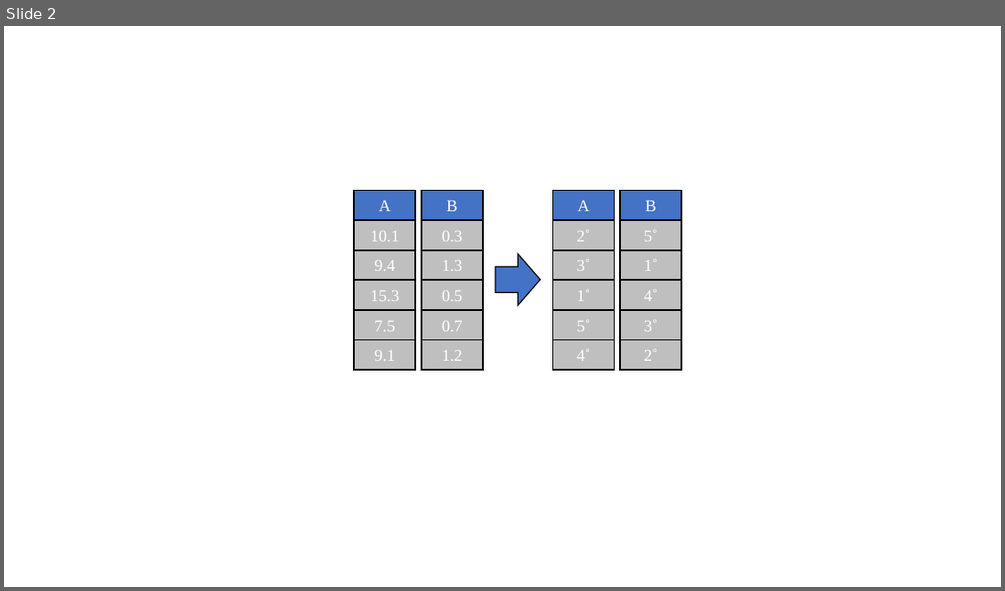
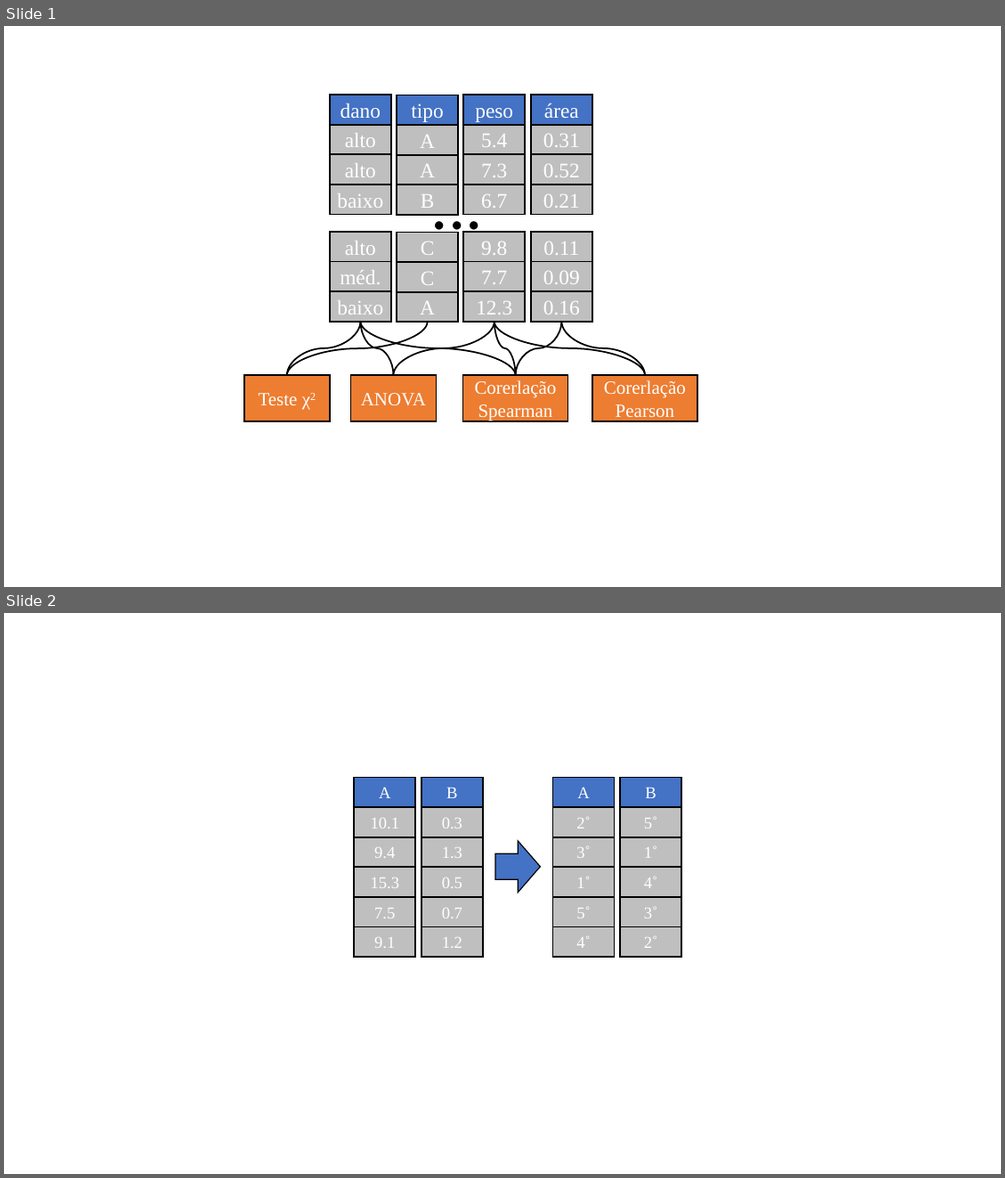
Before and after one commit to thomasbrunomichelon/Curso-R-Thomas-Emeli, a slide deck: Aulas/Aula 7 - Regressão linear e correlação/images/a.pptx. Shown one above the other, each under a label of ours: slide 2 before the commit, slides 1 and 2 after it. The pictures are 1005x591 and 1005x1178 pixels, drawn with LibreOffice and Linux fonts; fonts in the diff are those of the drawing. Boxes give left, top, right and bottom in pixels: in the first picture for what was removed or moved away, otherwise in the second. Text is boxed around its words. In the diff, an @@ line names an element or a change of style, - is before the commit and + after.

```diff
--- a/Aulas/Aula 7 - Regressão linear e correlação/images/a.pptx
+++ b/Aulas/Aula 7 - Regressão linear e correlação/images/a.pptx
@@ slide 1 added at box(4, 26, 1001, 587), background #FFFFFF @@
@@ group added at box(244, 95, 698, 421): 32 rectangles, 9 curved lines, 1 text @@
+dano
+alto
+alto
+baixo
+alto
+méd.
+baixo
+...
+peso
+5.4
+7.3
+6.7
+área
+0.31
+0.52
+0.21
+0.11
+0.09
+0.16
+9.8
+7.7
+12.3
+ANOVA
+Teste χ2
+Corerlação Pearson
+Corerlação Spearman
+tipo
+A
+A
+B
+C
+C
+A
```
Also in this commit, not shown: 1 slide removed, 23 other files.
